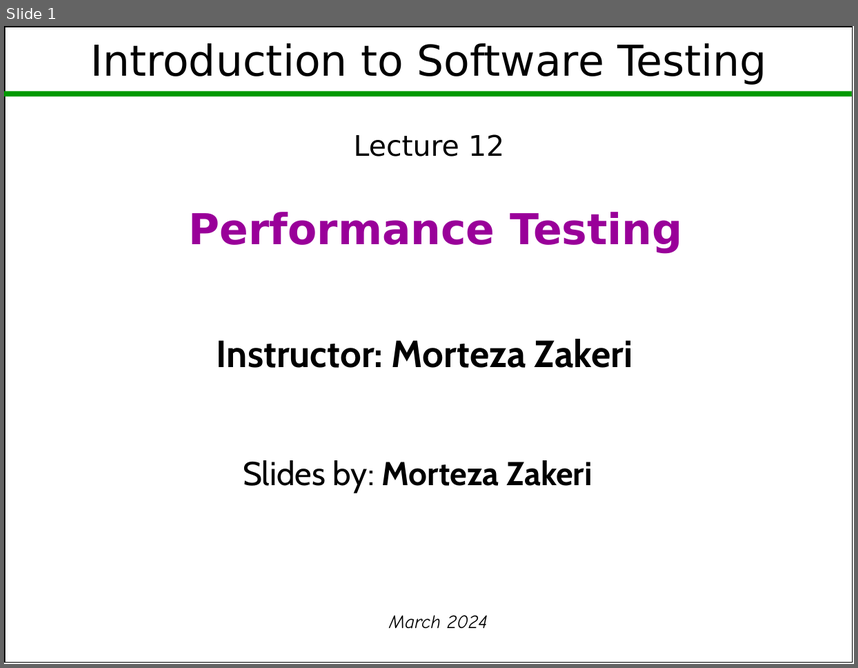
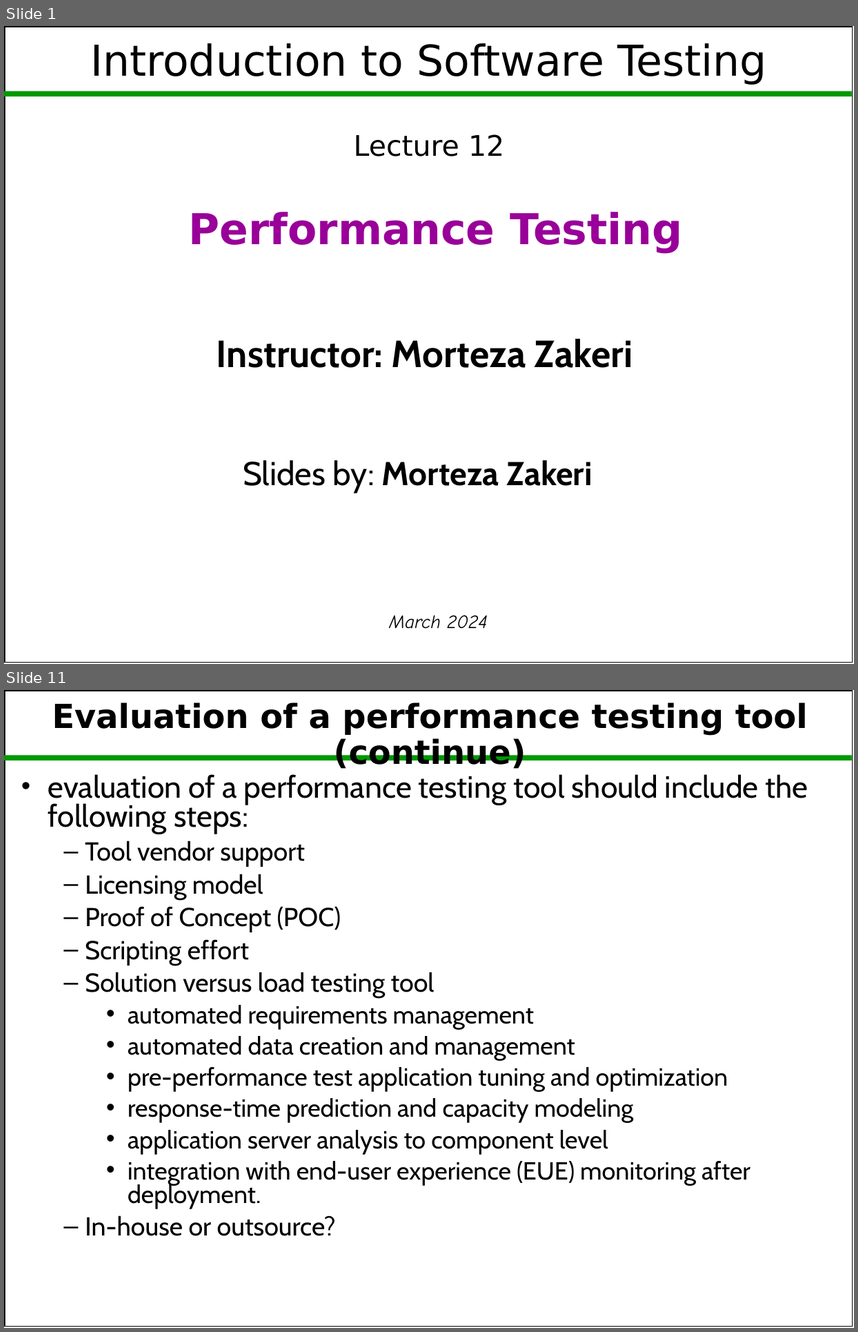
Before and after one commit to m-zakeri/SoftwareTesting, a slide deck: lectures/Lec12_performance_testing.pptx. Shown one above the other, each under a label of ours: slide 1 before the commit, slides 1 and 11 after it; the slides between them are not shown. The pictures are 858x668 and 858x1332 pixels, drawn with LibreOffice and Linux fonts; fonts in the diff are those of the drawing. Boxes give left, top, right and bottom in pixels: in the first picture for what was removed or moved away, otherwise in the second. Text is boxed around its words. In the diff, an @@ line names an element or a change of style, - is before the commit and + after.

```diff
--- a/lectures/Lec12_performance_testing.pptx
+++ b/lectures/Lec12_performance_testing.pptx
@@ slide 11 added at (4, 690, 854, 1328), background #FFFFFF; not listed: 2 template elements that a slide beside it also shows @@
@@ title added at (52, 702, 808, 769), 28 pt, text #000000, bold @@
+Evaluation of a performance testing tool (continue)
@@ text added at (48, 774, 809, 1236), 21 pt, text #000000 @@
+• evaluation of a performance testing tool should include the following steps:
+  – Tool vendor support
+  – Licensing model
+  – Proof of Concept (POC)
+  – Scripting effort
+  – Solution versus load testing tool
+    • automated requirements management
+    • automated data creation and management
+    • pre-performance test application tuning and optimization
+    • response-time prediction and capacity modeling
+    • application server analysis to component level
+    • integration with end-user experience (EUE) monitoring after deployment.
+  – In-house or outsource?
```
Also in this commit, not shown: 77 other slides added, 2 slides removed, 45 other files.
